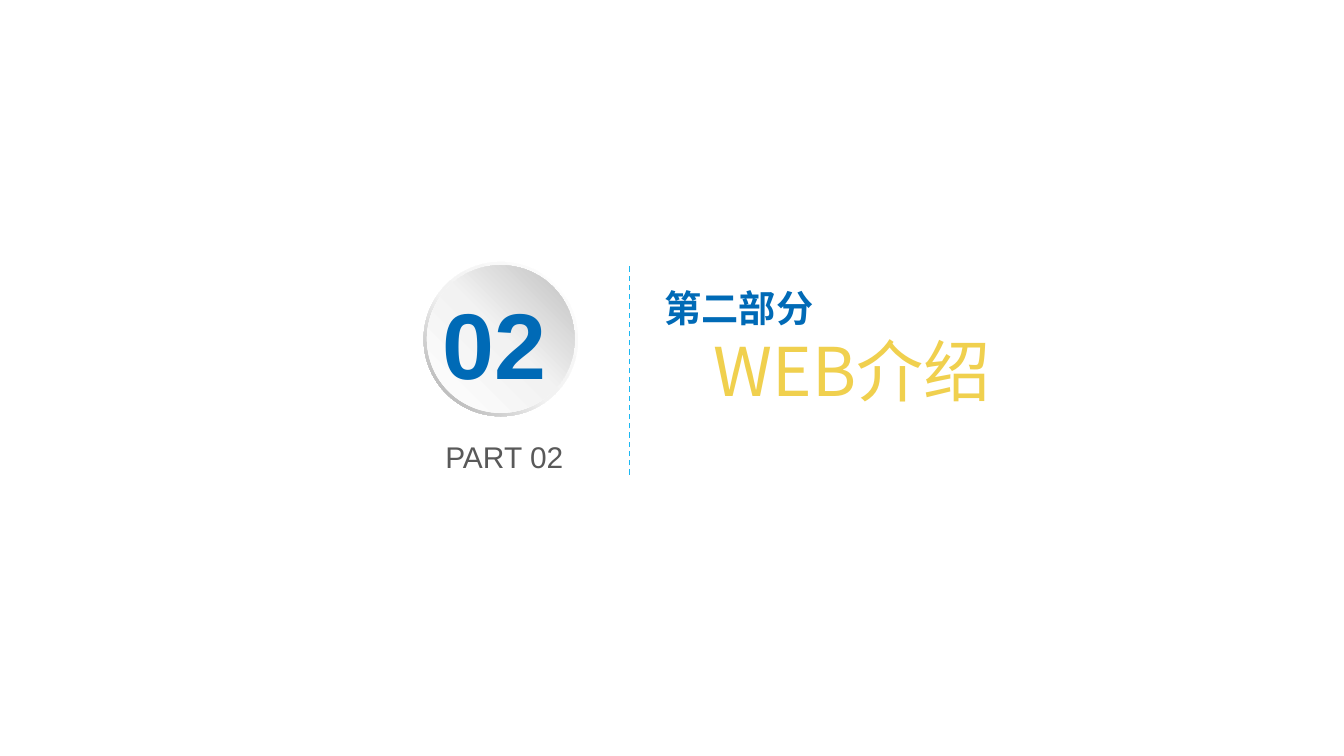
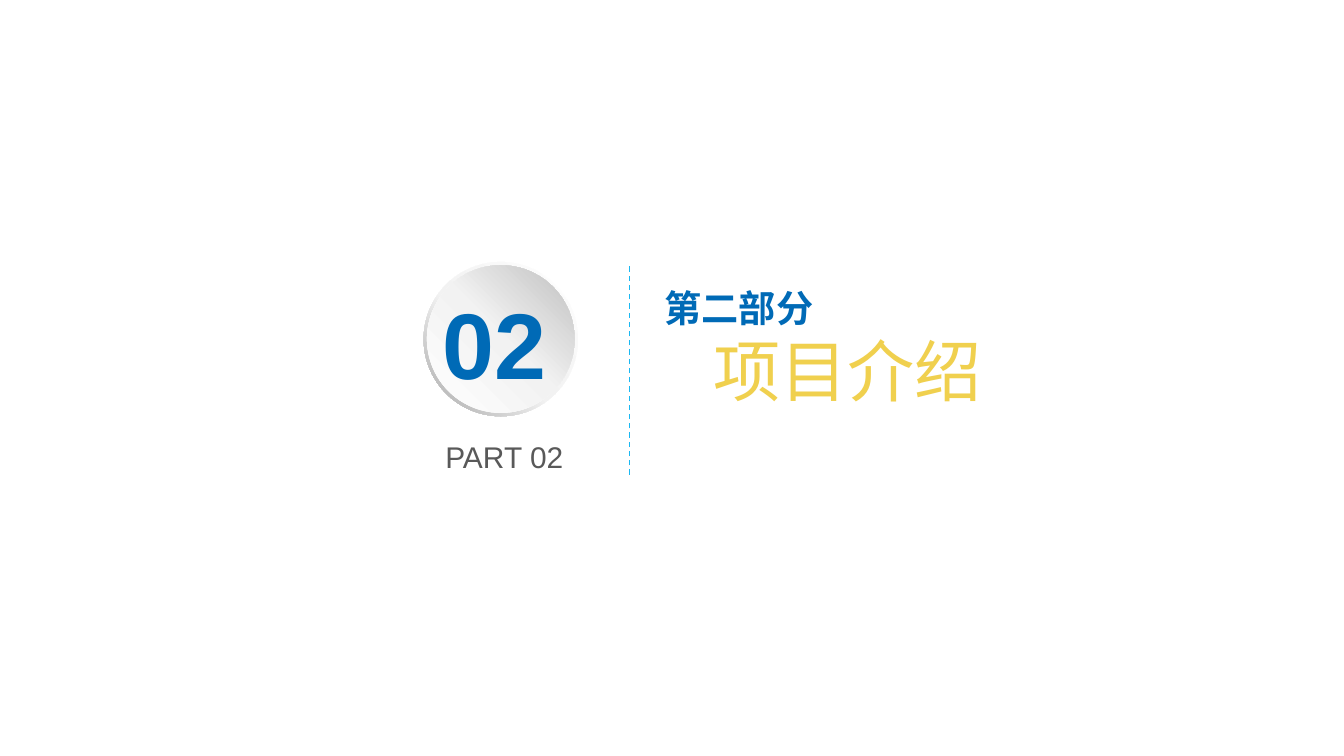
Before and after one commit to yfzm/FPSEI-team2, a slide deck: slide 8 of PROJECT2.pptx (slide 7 before the commit). Drawn at 1344x756 pixels with LibreOffice and Linux fonts; fonts in the diff are those of the drawing; background and template pictures are left out. Boxes give left, top, right and bottom in pixels: in the first picture for what was removed or moved away, otherwise in the second. Text is boxed around its words. In the diff, an @@ line names an element or a change of style, - is before the commit and + after.

```diff
--- a/PROJECT2.pptx
+++ b/PROJECT2.pptx
@@ text at [713, 339, 982, 402]: text changed @@
-  WEB介绍
+  项目介绍
```
Also in this commit, not shown: 4 other slides changed, 4 slides added, 1 other file.
